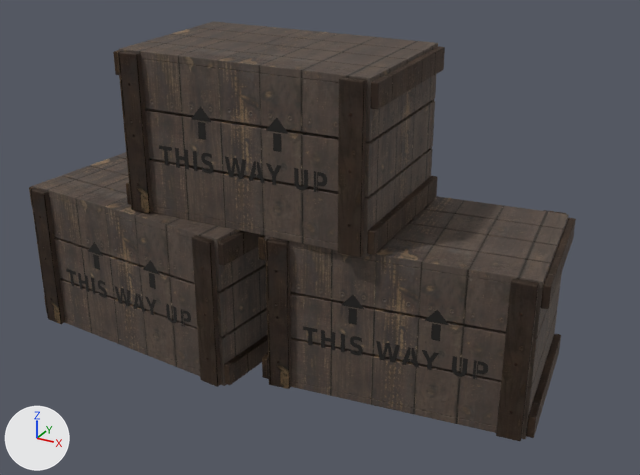
The glTF model austerity-explainer/film-kit/assets/models/inflation-chapter-2-newcomers/works/works-pop-up.glb as it was, and as the next commit left it.
Both versions are drawn from a 50 mm lens placed at (-2.182, 21.203, 1.554), pointed at (-3.416, 23.445, 0.433). Every picture has the same lights, and +X, +Y and +Z are marked at lower left. The older version comes first.

The first picture shows 'crate.006', 'crate.007', 'crate.008', 'stencil-front.006', 'stencil-front.007', 'stencil-front.008'.
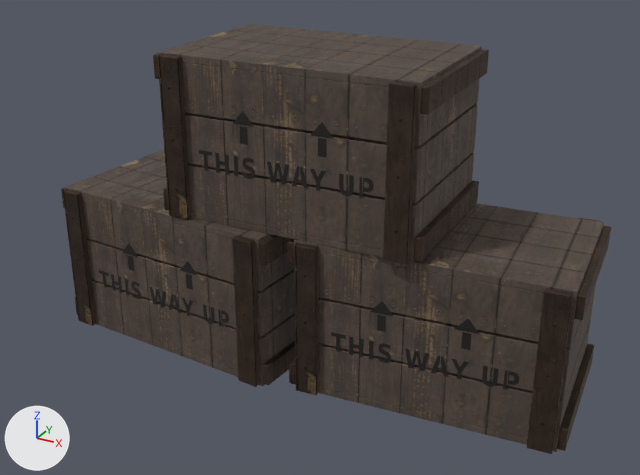
Not drawn themselves, but carrying or shaping drawn objects: ob_no_1_crate_1, ob_crate_this_way_up_007, ob_no_1_crate_2, ob_crate_this_way_up_008, ob_no_1_crate_3.

What the commit changed:
Object 'no-1-crate-1' (ob_no_1_crate_1) moves from (-3.95, 23.4, 0.02) to (-3.85, 23.45, 0.02).
Object 'no-1-crate-1' (ob_no_1_crate_1) turns from (0, 0, -5) to (0, 0, -4) degrees about x, y and z.
In object 'crate.006' (ob_crate_006), parent goes from ob_crate_this_way_up_006 to ob_crate_this_way_up_009.
Object 'no-1-crate-2' (ob_no_1_crate_2) moves from (-3.1, 23.5, 0.02) to (-3.0, 23.5, 0.02).
Object 'no-1-crate-2' (ob_no_1_crate_2) turns from (0, 0, 7) to (0, 0, 5) degrees about x, y and z.
In object 'crate-this-way-up.007' (ob_crate_this_way_up_007), parent goes from ob_no_1_crate_2 to ob_no_1_crate_1.
Object 'no-1-crate-3' (ob_no_1_crate_3) moves from (-3.55, 23.45, 0.52) to (-3.42, 23.47, 0.52).
In object 'crate-this-way-up.008' (ob_crate_this_way_up_008), parent goes from ob_no_1_crate_3 to ob_no_1_crate_2.
Object 'crate-this-way-up.009' (ob_crate_this_way_up_009) is new.
Its parent is ob_no_1_crate_3.
Its location is (0.0, 0.0, 0.0).

Changed parts and their boxes [x1, y1, x2, y2] in the pictures (640 x 475 px):
'crate.008', moved, turned: before [113, 21, 445, 257]; after [287, 203, 611, 454]
'crate.006', moved, turned: before [29, 152, 268, 387]; after [153, 24, 489, 264]
'crate.007', moved, turned: before [258, 196, 576, 441]; after [61, 149, 295, 387]
'stencil-front.008', moved, turned: before [159, 106, 327, 193]; after [331, 301, 519, 390]
'stencil-front.006', moved, turned: before [66, 242, 191, 327]; after [199, 111, 374, 198]
'stencil-front.007', moved, turned: before [303, 295, 488, 380]; after [99, 244, 229, 327]
